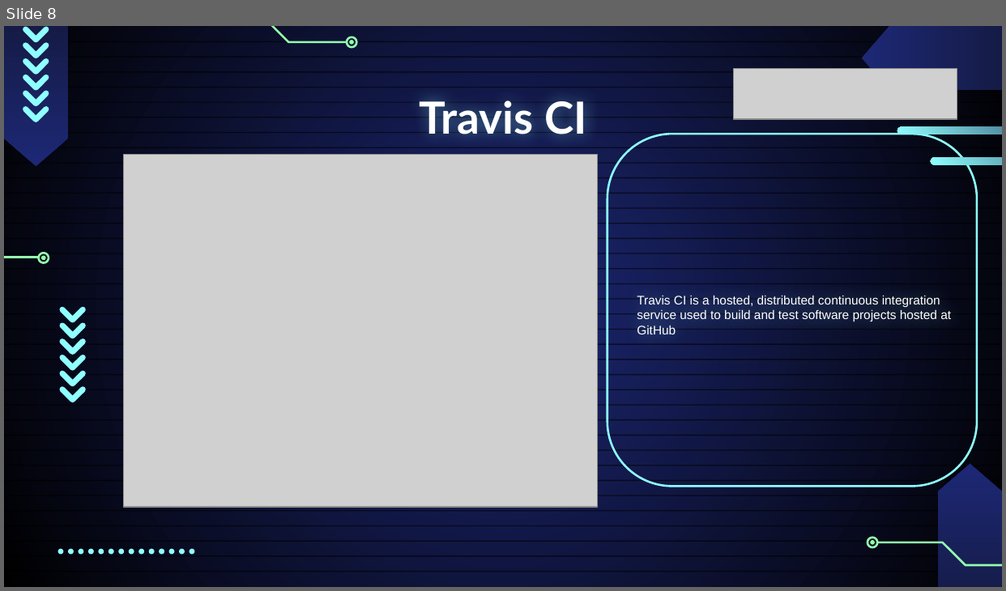
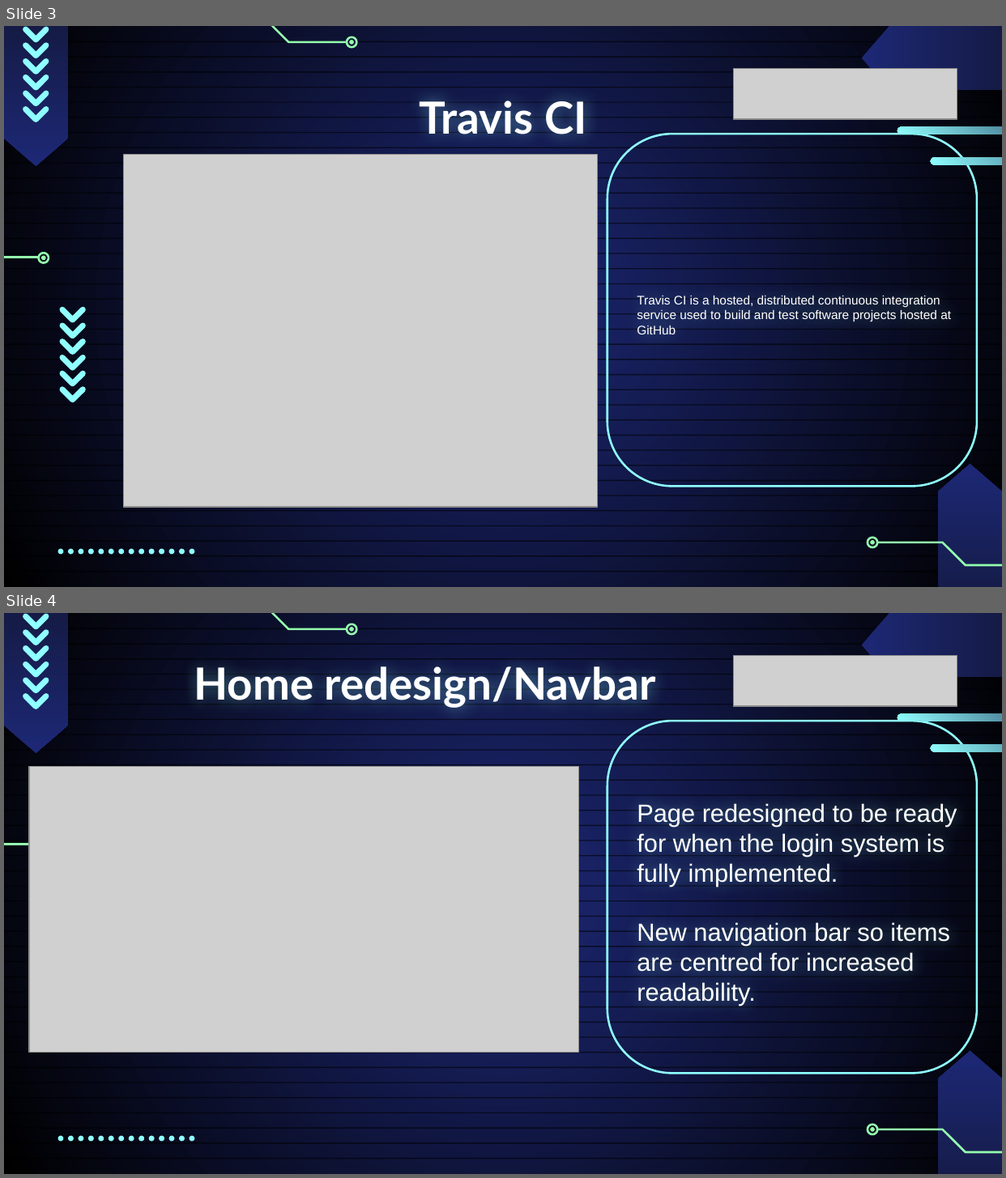
Before and after one commit to checkmate-group/coursework, a slide deck: documents/presentations/sprint_3_presentation.pptx. Shown one above the other, each under a label of ours: slide 8 before the commit, slides 3 and 4 after it. The pictures are 1006x591 and 1006x1178 pixels, drawn with LibreOffice and Linux fonts; fonts in the diff are those of the drawing; grey boxes stand for pictures. Boxes give left, top, right and bottom in pixels: in the first picture for what was removed or moved away, otherwise in the second. Text is boxed around its words. In the diff, an @@ line names an element or a change of style, - is before the commit and + after.

```diff
--- a/documents/presentations/sprint_3_presentation.pptx
+++ b/documents/presentations/sprint_3_presentation.pptx
@@ slide 4 added at [4, 613, 1002, 1174], background gradient #1D2875 to #000000; not listed: 66 template elements that a slide beside it also shows @@
@@ picture added at [734, 655, 958, 706] @@
@@ title added at [194, 666, 656, 708], 32 pt, text #FFFFFF, bold @@
+Home redesign/Navbar
@@ rounded rectangle added at [607, 721, 977, 1073], outline #8FFFFF 1.5 pt @@
@@ rounded rectangle added at [897, 713, 1002, 721], fill gradient #151B46 to #8FFFFF @@
@@ rounded rectangle added at [930, 745, 1002, 752], fill gradient #151B46 to #8FFFFF @@
@@ picture added at [29, 767, 579, 1053] @@
@@ text added at [637, 803, 957, 1006], 18 pt, text #FFFFFF @@
+Page redesigned to be ready for when the login system is fully implemented.
+New navigation bar so items are centred for increased readability.
@@ what was slide 8 is now slide 3 @@
```
Also in this commit, not shown: 1 slide changed, 5 other slides added, 10 slides removed.
